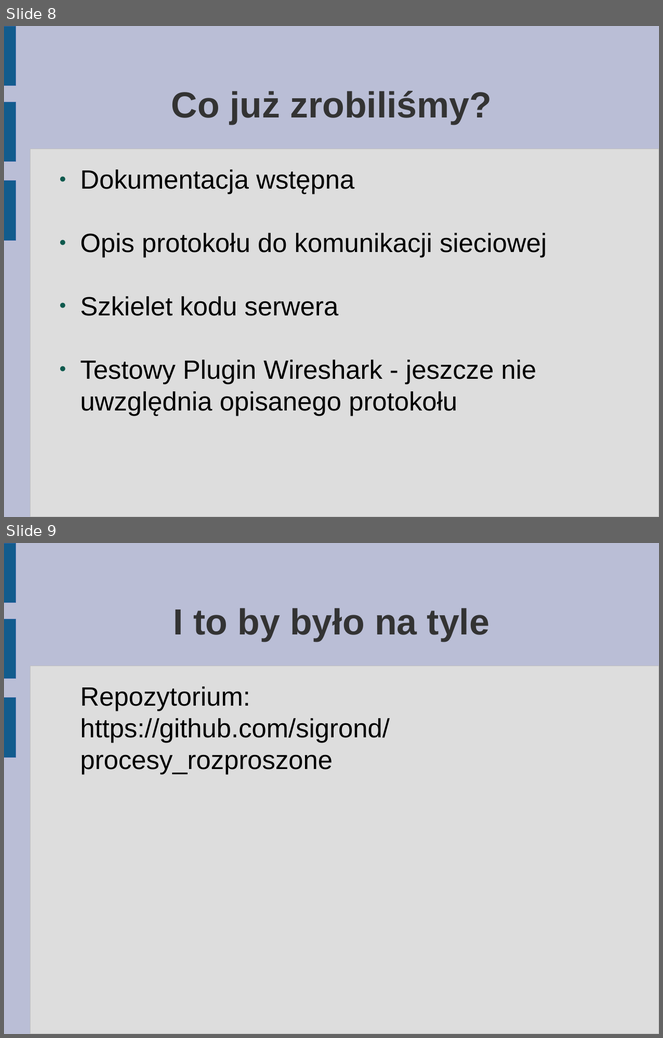
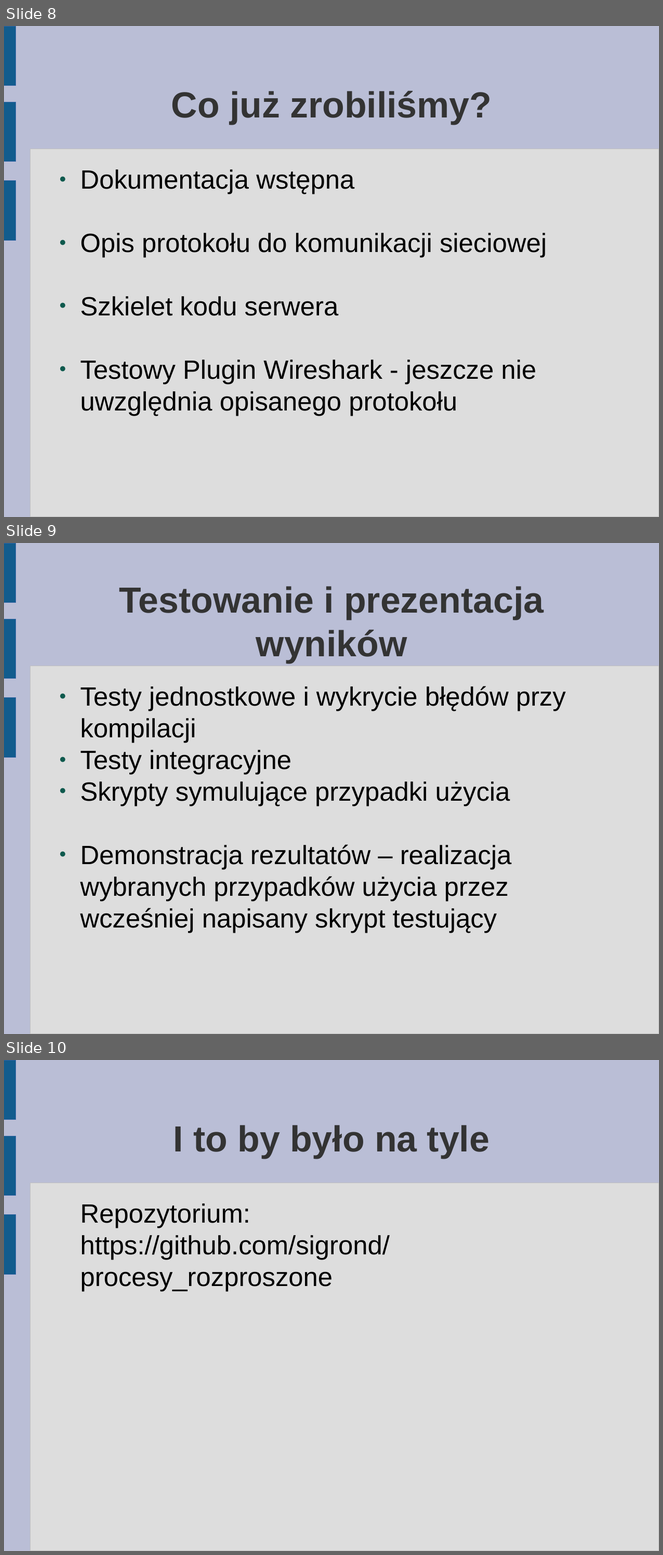
Before and after one commit to sigrond/procesy_rozproszone, a slide deck: prezentacja_wstepna.odp. Shown one above the other, each under a label of ours: slides 8 and 9 before the commit, slides 8, 9 and 10 after it. The pictures are 663x1038 and 663x1555 pixels, drawn with LibreOffice and Linux fonts; fonts in the diff are those of the drawing. Boxes give left, top, right and bottom in pixels: in the first picture for what was removed or moved away, otherwise in the second. Text is boxed around its words. In the diff, an @@ line names an element or a change of style, - is before the commit and + after.

Commit message:
prezentacja v1.1

```diff
--- a/prezentacja_wstepna.odp
+++ b/prezentacja_wstepna.odp
@@ slide 9 added at (x1=4, y1=543, x2=659, y2=1034), background #BABED6; not listed: 4 template elements that a slide beside it also shows @@
@@ title added at (x1=119, y1=586, x2=544, y2=663), 44 pt, text #333333, bold @@
+Testowanie i prezentacja wyników
@@ text added at (x1=80, y1=686, x2=566, y2=933), 32 pt, text #000000 @@
+● Testy jednostkowe i wykrycie błędów przy kompilacji
+● Testy integracyjne
+● Skrypty symulujące przypadki użycia
+● Demonstracja rezultatów – realizacja wybranych przypadków użycia przez wcześniej napisany skrypt testujący
@@ what was slide 9 is now slide 10 @@
```
Also in this commit, not shown: 1 other file.
